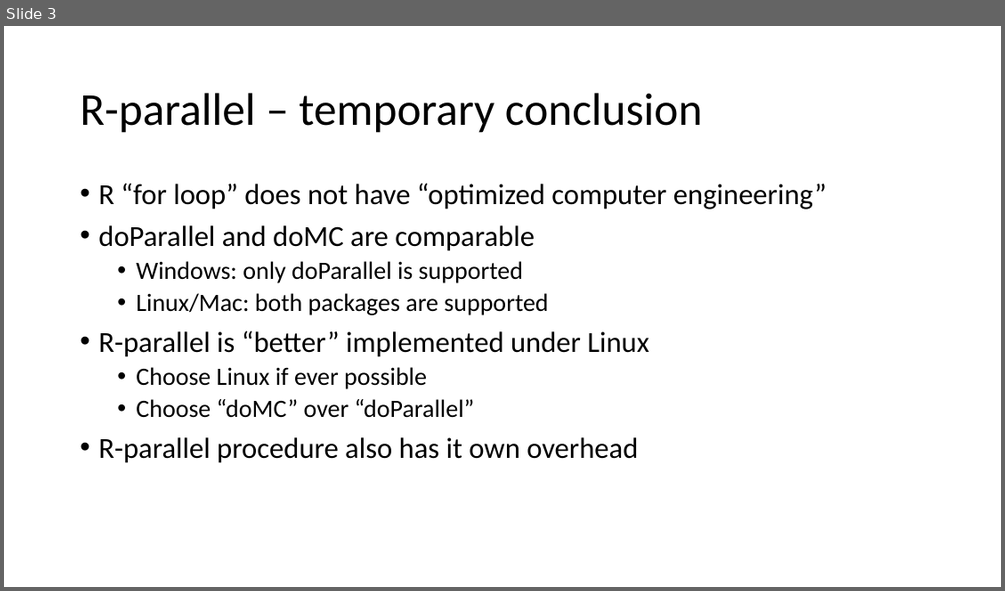
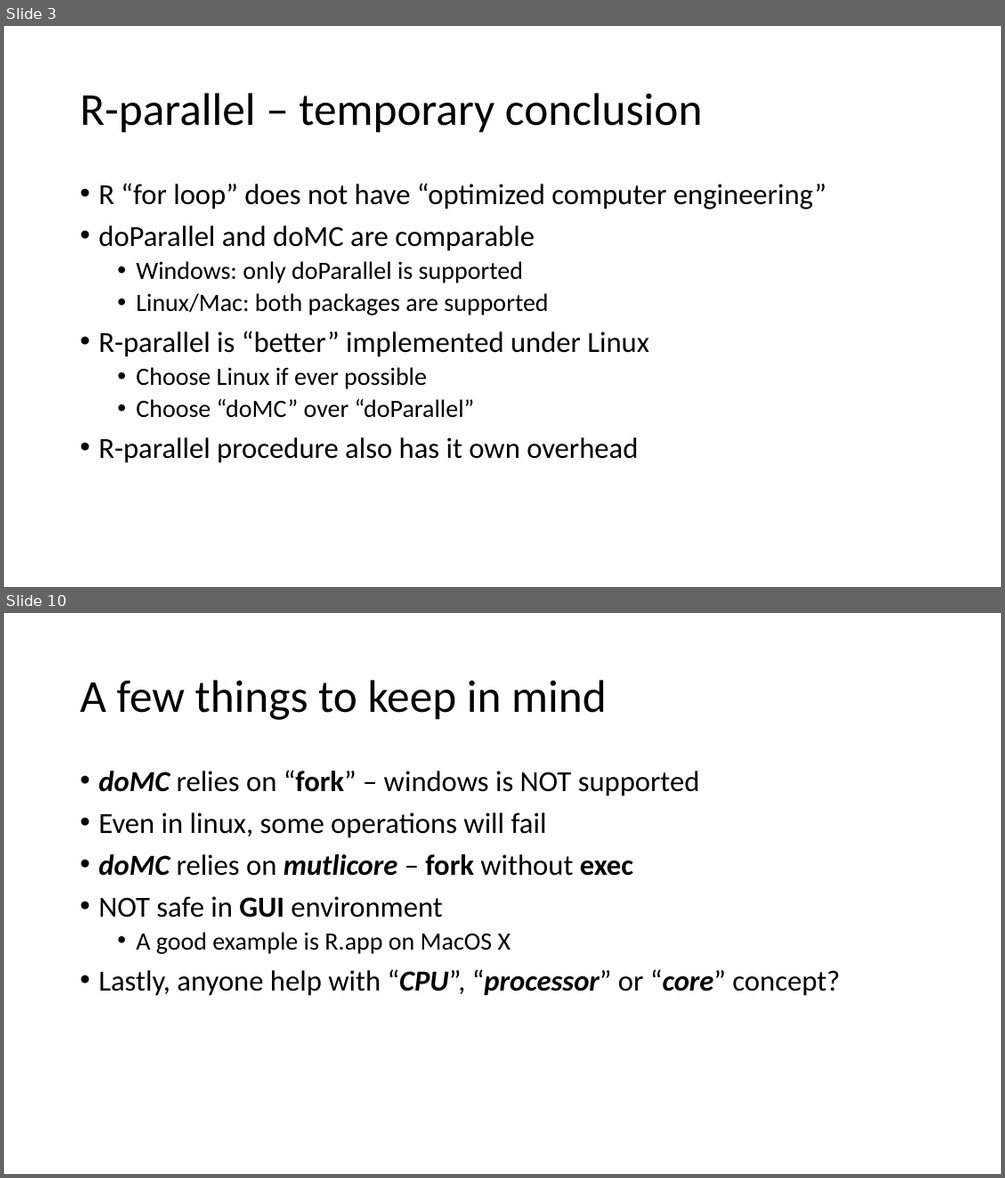
Before and after one commit to 2waybene/helloworld, a slide deck: IB_group_meeting/evalParal/R-parallel.pptx. Shown one above the other, each under a label of ours: slide 3 before the commit, slides 3 and 10 after it; the slides between them are not shown. The pictures are 1005x591 and 1005x1178 pixels, drawn with LibreOffice and Linux fonts; fonts in the diff are those of the drawing. Boxes give left, top, right and bottom in pixels: in the first picture for what was removed or moved away, otherwise in the second. Text is boxed around its words. In the diff, an @@ line names an element or a change of style, - is before the commit and + after.

```diff
--- a/IB_group_meeting/evalParal/R-parallel.pptx
+++ b/IB_group_meeting/evalParal/R-parallel.pptx
@@ slide 10 added at <box>4,613,1001,1174</box>, background #FFFFFF @@
@@ title added at <box>80,680,607,720</box>, 44 pt, text #000000 @@
+A few things to keep in mind
@@ text added at <box>98,770,840,996</box>, 28 pt, text #000000 @@
+• doMC relies on “fork” – windows is NOT supported
+• Even in linux, some operations will fail
+• doMC relies on mutlicore – fork without exec
+• NOT safe in GUI environment
+  • A good example is R.app on MacOS X
+• Lastly, anyone help with “CPU”, “processor” or “core” concept?
```
Also in this commit, not shown: 7 other slides added, 3 slides removed.
